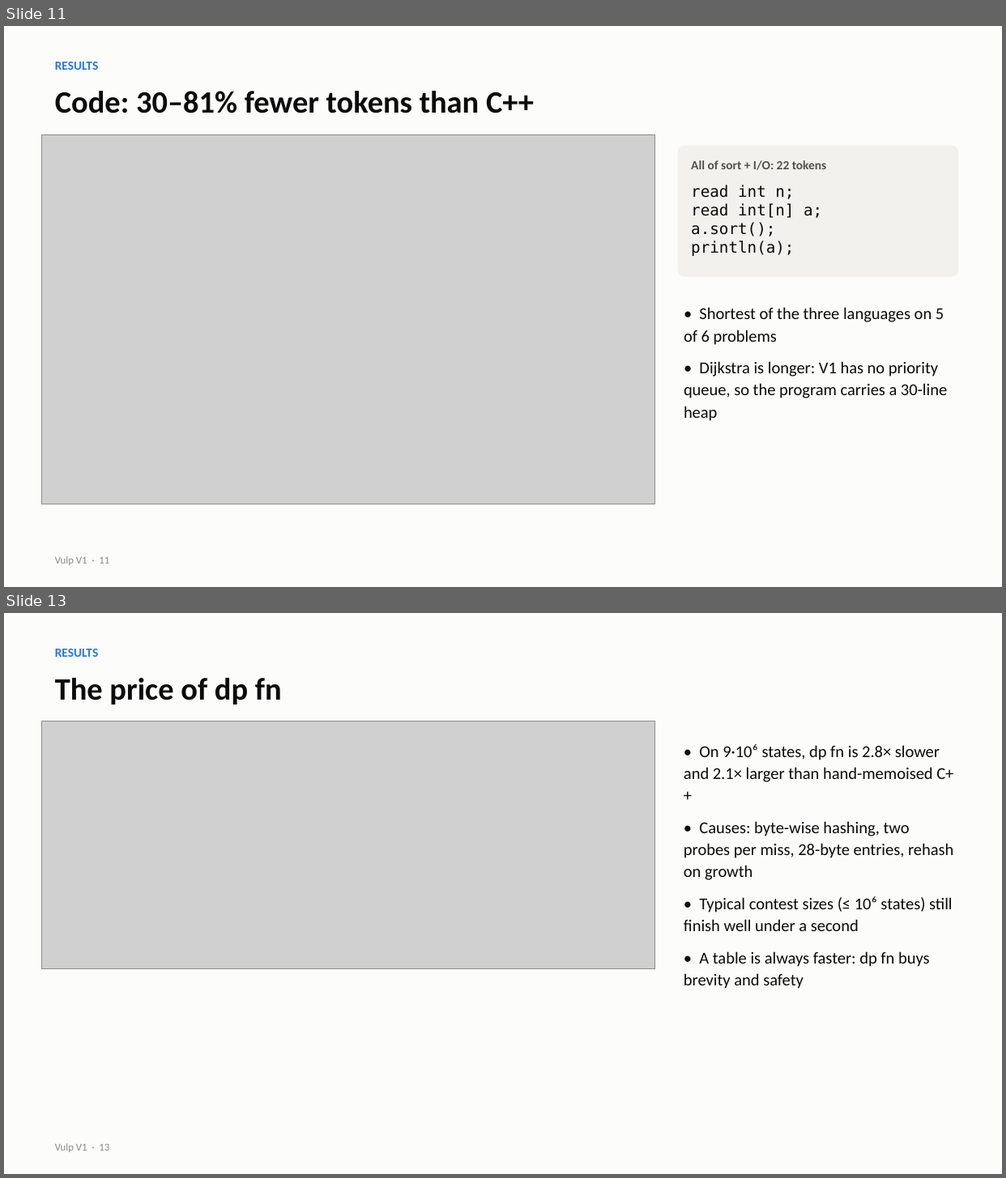
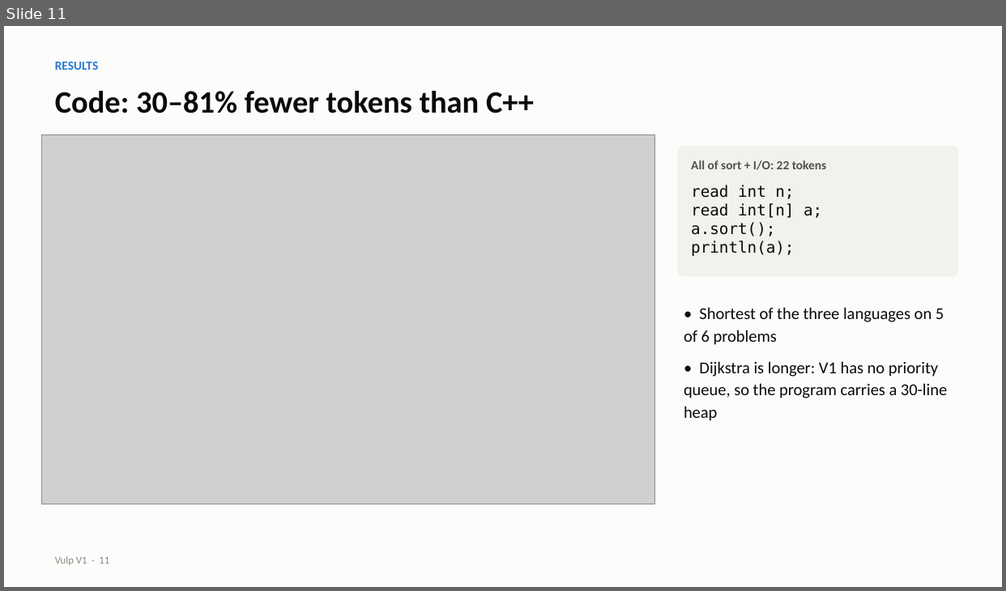
Before and after one commit to vulp-lang/vulp, a slide deck: docs/presentation/vulp_v1.pptx. Shown one above the other, each under a label of ours: slides 11 and 13 before the commit, slide 11 after it; the slides between them are not shown. The pictures are 1006x1178 and 1006x591 pixels, drawn with LibreOffice and Linux fonts; fonts in the diff are those of the drawing; grey boxes stand for pictures. Boxes give left, top, right and bottom in pixels: in the first picture for what was removed or moved away, otherwise in the second. Text is boxed around its words. In the diff, an @@ line names an element or a change of style, - is before the commit and + after.

Commit message:
Rebuild presentation with current results

```diff
--- a/docs/presentation/vulp_v1.pptx
+++ b/docs/presentation/vulp_v1.pptx
@@ slide 13 removed at (4, 613, 1002, 1174), background #FCFCFB @@
@@ text removed at (55, 649, 98, 657) @@
-RESULTS
@@ text removed at (55, 678, 282, 705) @@
-The price of dp fn
@@ picture removed at (41, 722, 655, 969) @@
@@ text removed at (684, 744, 953, 989) @@
-• On 9·10⁶ states, dp fn is 2.8× slower and 2.1× larger than hand-memoised C++
-• Causes: byte-wise hashing, two probes per miss, 28-byte entries, rehash on growth
-• Typical contest sizes (≤ 10⁶ states) still finish well under a second
-• A table is always faster: dp fn buys brevity and safety
@@ text removed at (55, 1144, 109, 1152) @@
-Vulp V1 · 13
```
Also in this commit, not shown: 7 slides changed, 1 slide added.
